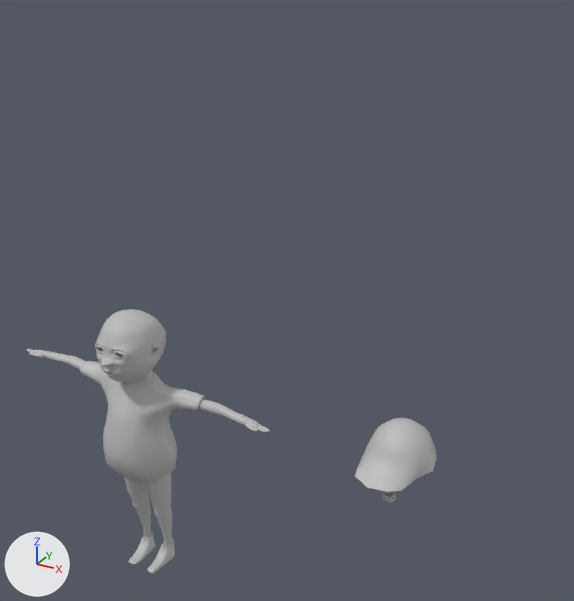
What one commit did to the FBX model CandyStoreMania/Assets/Characters/Bazooka/Left_And_Right.fbx.
Before and after are seen from a 50 mm camera at (1.43, -4.27, 4.97) aimed at (-0.85, -0.13, 2.9). Lighting does not change. The marker at lower left points along +X, +Y and +Z. Where no turn or scale is listed for an object, it has been applied to the vertices.

The first picture shows 'bottom', 'hat', 'kid2'.
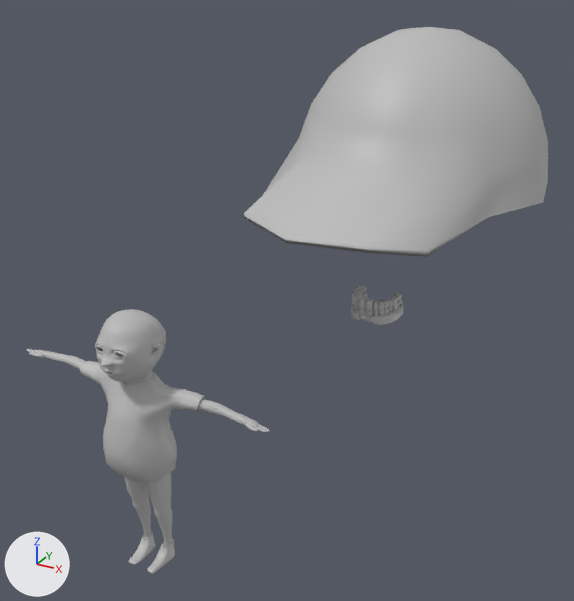
Diff of the bpy script that builds the scene:
```diff
--- a/CandyStoreMania/Assets/Characters/Bazooka/Left_And_Right.fbx.py
+++ b/CandyStoreMania/Assets/Characters/Bazooka/Left_And_Right.fbx.py
@@ ob_bottom @@
 ob_bottom = bpy.data.objects.new('bottom', me_mesh_002)
-ob_bottom.parent = ob_eyes_teeth6
+ob_bottom.parent = ob_eyes_teeth7
 ob_bottom.location = (-0.336, -8.765, -0.153)
@@ ob_hat @@
 ob_hat = bpy.data.objects.new('hat', me_mesh_035)
-ob_hat.parent = ob_eyes_teeth6
+ob_hat.parent = ob_eyes_teeth7
 ob_hat.location = (-0.485, 21.97, -11.56)
@@ ob_eyes_teeth7 @@
+ob_eyes_teeth7 = bpy.data.objects.new('eyes_teeth7', None)
+ob_eyes_teeth7.location = (-0.00208, -0.703, 3.499)
+ob_eyes_teeth7.rotation_euler = (1.571, 0.0, 0.0)  # degrees (90, 0, 0)
+ob_eyes_teeth7.scale = (0.0299, 0.0299, 0.0299)
```

Where the change shows, as pixel boxes (x1, y1, x2, y2) in the pictures (574 x 601 px):
'hat', moved
    before: (355, 417, 436, 493)
    after: (244, 27, 548, 257)
'bottom', moved
    before: (382, 492, 396, 502)
    after: (351, 296, 403, 325)
